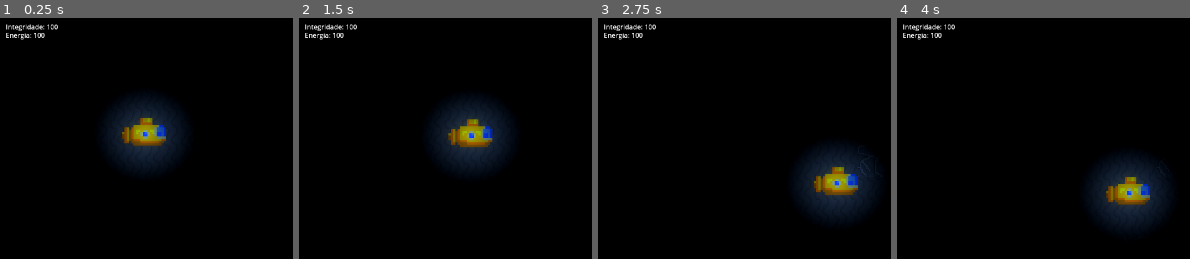
Above: before the commit, frames 1-4 (left to right).
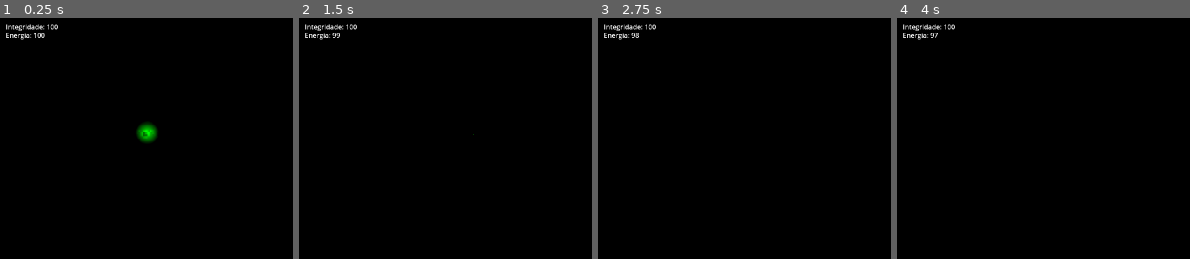
Above: after the commit, the same moments.

Repository: LitheFulminare/subechoXP3
Game: Godot game, scene res://Scenes/Layouts/Main 1.tscn
Two runs of this game, one before a commit and one after it. Both use one fixed random seed, a clock stepped at 60 frames per second and the inputs below.
Inputs:
- Up to frame 1 (0.25 s): no input
- Up to frame 2 (1.5 s): tap Enter at 0.5 s; hold D (Right) 0.53-1.28 s; hold F (Sonar) 0.53-1.28 s; hold S (Down) from 1.28 s (still down); tap F (Sonar) at 1.35 s
- Up to frame 3 (2.75 s): release S (Down) at 2.03 s; hold D (Right) from 2.03 s (still down); hold F (Sonar) from 2.03 s (still down)
- Up to frame 4 (4 s): release D (Right) at 2.78 s; release F (Sonar) at 2.78 s; hold W (Up) 2.78-3.53 s; tap F (Sonar) at 2.85 s; tap Space at 3.5 s; hold A (Left) from 3.53 s (still down); hold F (Sonar) from 3.53 s (still down)

The runs differ from the first frame. In frame 1, 6.2% of the frame differs, in the area x 35-63%, y 33-64%; in frame 2, 6.2%; in frame 3, 6.4%, in the area x 11-97%, y 6-84%; in frame 4, 6.3%.

Commit message:
sonar tween

Diff:
--- a/Scenes/Layouts/Main 1.gd
+++ b/Scenes/Layouts/Main 1.gd
@@ -9,5 +9,5 @@
 # Called every frame. 'delta' is the elapsed time since the previous frame.
 func _process(delta):
 	pass
-	# $UI/Integridade.text = "Integridade: " + str($CanvasGroup/Player.life)
-	# $UI/Energia.text = "Energia: " + str($CanvasGroup/Player.energy)
+	$UI/Integridade.text = "Integridade: " + str($CanvasGroup/Player.life)
+	$UI/Energia.text = "Energia: " + str($CanvasGroup/Player.energy)
--- a/Scenes/Layouts/Main 1.tscn
+++ b/Scenes/Layouts/Main 1.tscn
@@ -49,6 +49,7 @@
 background_mode = 3
 glow_enabled = true
 glow_normalized = true
+glow_intensity = 1.1
 glow_bloom = 0.27
 glow_blend_mode = 0
 fog_light_color = Color(0.788235, 0, 0, 1)
@@ -106,6 +107,7 @@
 scale = Vector2(3, 3)
 
 [node name="TileMap" type="TileMap" parent="CanvasGroup/Pedra"]
+light_mask = 0
 tile_set = SubResource("TileSet_o1jxt")
 rendering_quadrant_size = 32
 format = 2
--- a/Scenes/Player_e_misc/CharacterBody2D.gd
+++ b/Scenes/Player_e_misc/CharacterBody2D.gd
@@ -6,7 +6,11 @@
 @export var life = 100
 @export var energy = 100
 
+var sonar = false
+
 var input = Vector2.ZERO
+
+var tween
 
 func _physics_process(delta):
 	player_movement(delta)
@@ -36,9 +40,18 @@
 func _process(delta):
 	if energy <= 0:
 		energy = 0
-	if Input.is_action_pressed("Right"):
-		energy -= 1
-
+	#if Input.is_action_pressed("Right"):
+	#	energy -= 1
+	if Input.is_action_pressed("Sonar"):
+		Sonar()
 
 func _on_energy_timer_timeout():
 	energy -= 1
+
+func Sonar():
+	#$Sonar.visible = true
+	var tween = get_tree().create_tween()
+	tween.tween_property($Sonar, "scale", Vector2(), 0.5)
+	#tween.tween_callback($Sonar.queue_free)
+
+	#search for "on finished" signal for the tween. it kinda works bit it only shrinks
--- a/Scenes/Player_e_misc/player.tscn
+++ b/Scenes/Player_e_misc/player.tscn
@@ -32,13 +32,16 @@
 fill_to = Vector2(0.848624, 0.816514)
 
 [sub_resource type="Gradient" id="Gradient_xpgn4"]
+offsets = PackedFloat32Array(0, 0.655844)
 colors = PackedColorArray(0.078125, 1, 0, 1, 0, 0, 0, 1)
 
 [sub_resource type="GradientTexture2D" id="GradientTexture2D_s5eh0"]
 gradient = SubResource("Gradient_xpgn4")
+width = 256
+height = 256
 fill = 1
 fill_from = Vector2(0.495413, 0.477064)
-fill_to = Vector2(0.133028, 0.0733945)
+fill_to = Vector2(0, 0)
 
 [node name="Player" type="CharacterBody2D"]
 position = Vector2(1044, 422)
@@ -56,16 +59,19 @@
 debug_color = Color(0, 0.6, 0.701961, 0.419608)
 
 [node name="Light" type="PointLight2D" parent="."]
-position = Vector2(-0.999991, -9.53674e-06)
-scale = Vector2(4.77344, 4.41797)
+visible = false
+position = Vector2(-1.00002, 9.53674e-06)
+scale = Vector2(5.16797, 4.89649)
+shadow_color = Color(0, 0.27451, 1, 0)
 texture = SubResource("GradientTexture2D_w4kjf")
 metadata/_edit_group_ = true
 
 [node name="Sonar" type="PointLight2D" parent="."]
-visible = false
-position = Vector2(-3.71933e-05, 8)
-scale = Vector2(3, 3)
+position = Vector2(4.99997, 4)
+shadow_enabled = true
+shadow_color = Color(0.290196, 1, 0, 0)
 texture = SubResource("GradientTexture2D_s5eh0")
+texture_scale = 0.25
 
 [node name="Energy timer" type="Timer" parent="."]
 autostart = true
